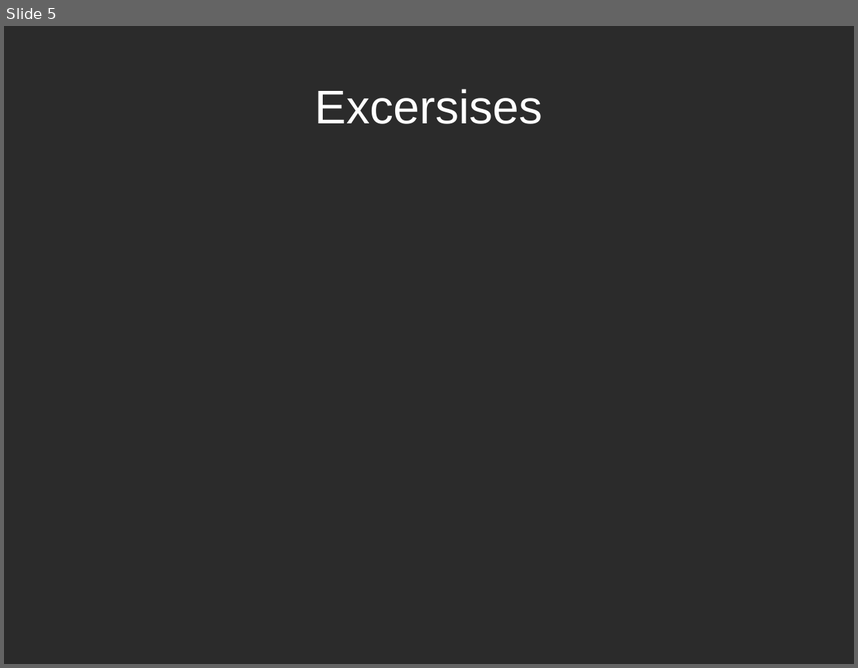
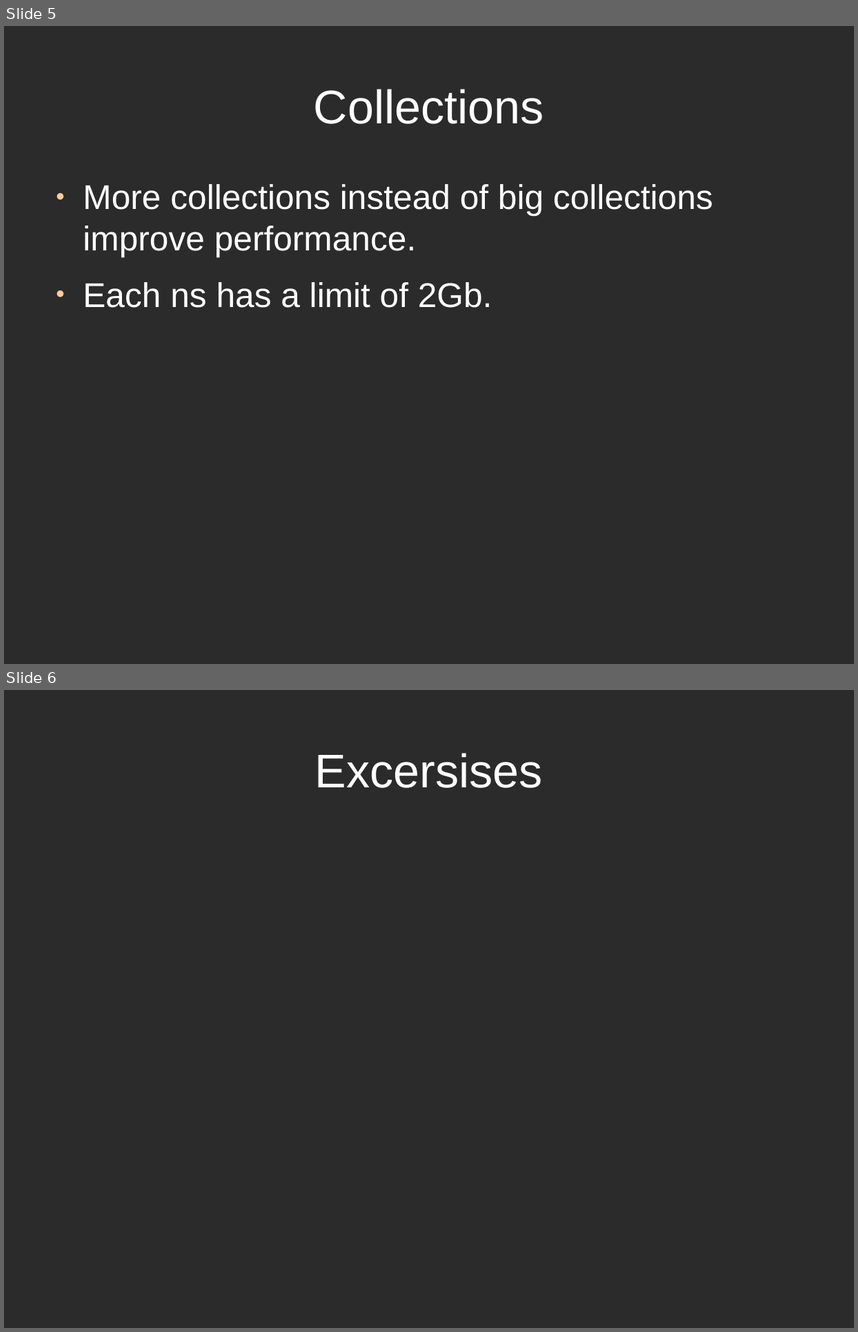
Before and after one commit to hecogo/djondb, a slide deck: temp/nosql/Prez_1_3.odp. Shown one above the other, each under a label of ours: slide 5 before the commit, slides 5 and 6 after it. The pictures are 858x668 and 858x1332 pixels, drawn with LibreOffice and Linux fonts; fonts in the diff are those of the drawing; background and template pictures are left out; a plain dark background stands for a picture behind light text. Boxes give left, top, right and bottom in pixels: in the first picture for what was removed or moved away, otherwise in the second. Text is boxed around its words. In the diff, an @@ line names an element or a change of style, - is before the commit and + after.

```diff
--- a/temp/nosql/Prez_1_3.odp
+++ b/temp/nosql/Prez_1_3.odp
@@ slide 5 added at (x1=4, y1=26, x2=854, y2=664), background picture (left out) @@
@@ title added at (x1=314, y1=89, x2=544, y2=124), 44 pt, text #FFFFFF @@
+Collections
@@ text added at (x1=83, y1=184, x2=713, y2=308), 32 pt, text #FFFFFF @@
+● More collections instead of big collections improve performance.
+● Each ns has a limit of 2Gb.
@@ what was slide 5 is now slide 6 @@
```
Also in this commit, not shown: 1 slide changed, 7 other files.
